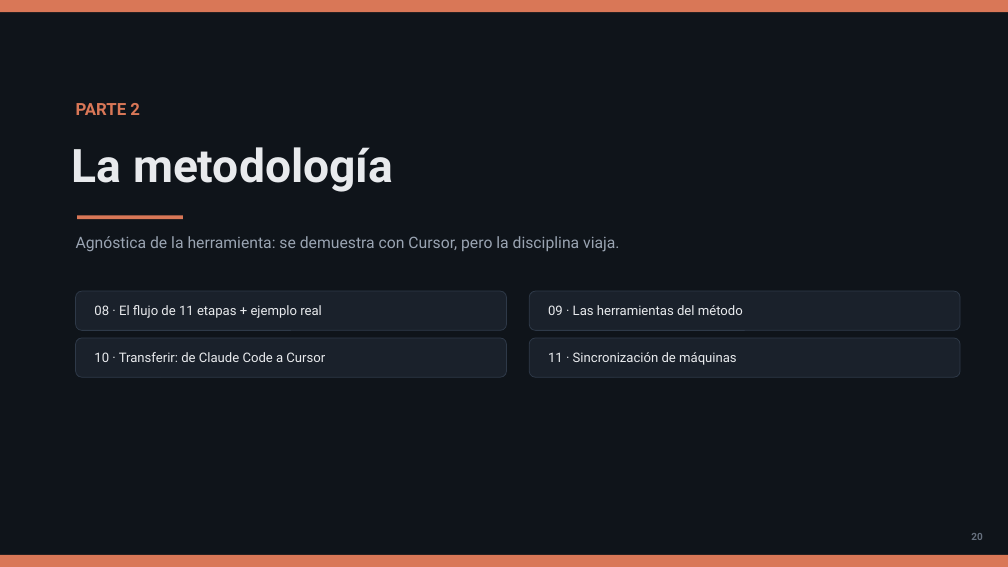
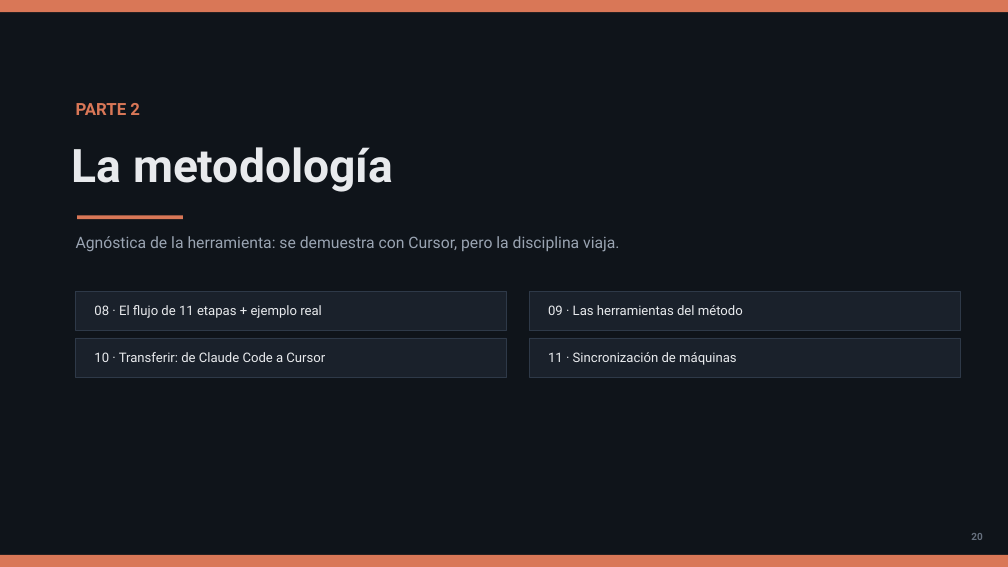
Before and after one commit to olonok69/cursor_code_ml_engineer, a slide deck: slide 20 of presentacion/Cursor_Presentacion.pptx. Drawn at 1008x567 pixels with LibreOffice and Linux fonts; fonts in the diff are those of the drawing. Boxes give left, top, right and bottom in pixels: in the first picture for what was removed or moved away, otherwise in the second. Text is boxed around its words. In the diff, an @@ line names an element or a change of style, - is before the commit and + after.

```diff
--- a/presentacion/Cursor_Presentacion.pptx
+++ b/presentacion/Cursor_Presentacion.pptx
@@ rounded rectangle to rectangle in 4 elements at (x1=76, y1=291, x2=507, y2=330), (x1=529, y1=291, x2=960, y2=330), (x1=76, y1=338, x2=507, y2=377), (x1=529, y1=338, x2=960, y2=377) @@
```
Also in this commit, not shown: 35 other slides changed, 8 other files.
